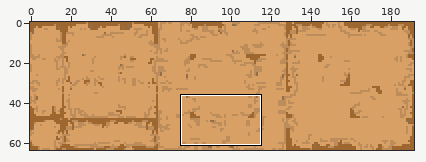
File history of a sprite sheet, assets/tilemap/TIlemap.png. Above, an overview of the earlier version with the close-up marked.
Close-up. Earlier state:
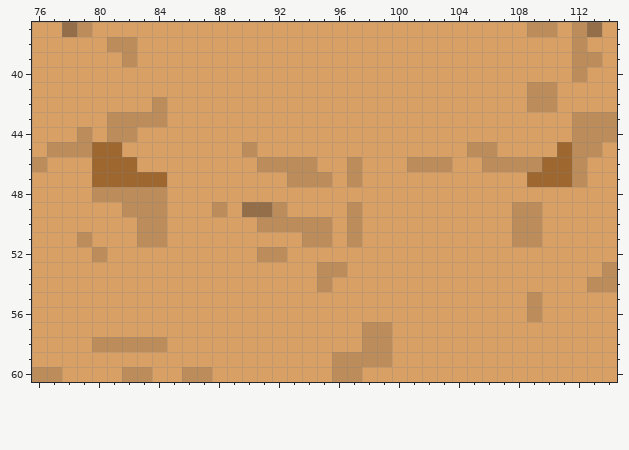
The file is 192x64 pixels. Shown: x 76..114, y 37..60.
The same view after the edit:
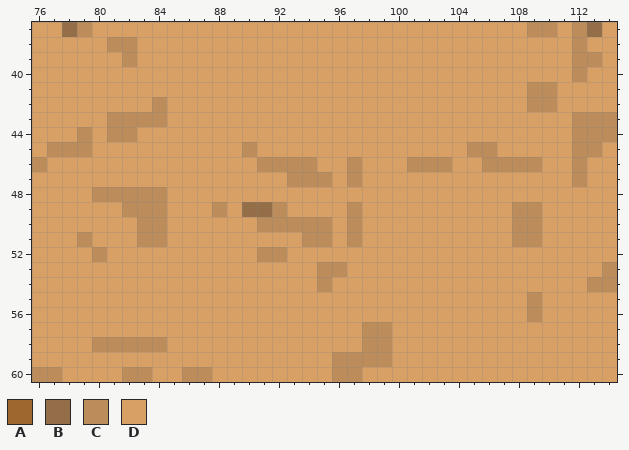
Palette (. is transparent): A #9e672f  B #946e48  C #bd8c5b  D #d9a066
The exact change:
y 45: x 80..81 AA -> DD; x 111 A -> D
y 46: x 80..82 AAA -> DDD; x 110..111 AA -> DD
y 47: x 80..84 AAAAA -> DDDDD; x 109..111 AAA -> DDD
Boxes around the changes in both close-ups, in picture pixels (x1, y1, x2, y2):
changed: (92, 142, 167, 187)
changed: (527, 142, 572, 187)
